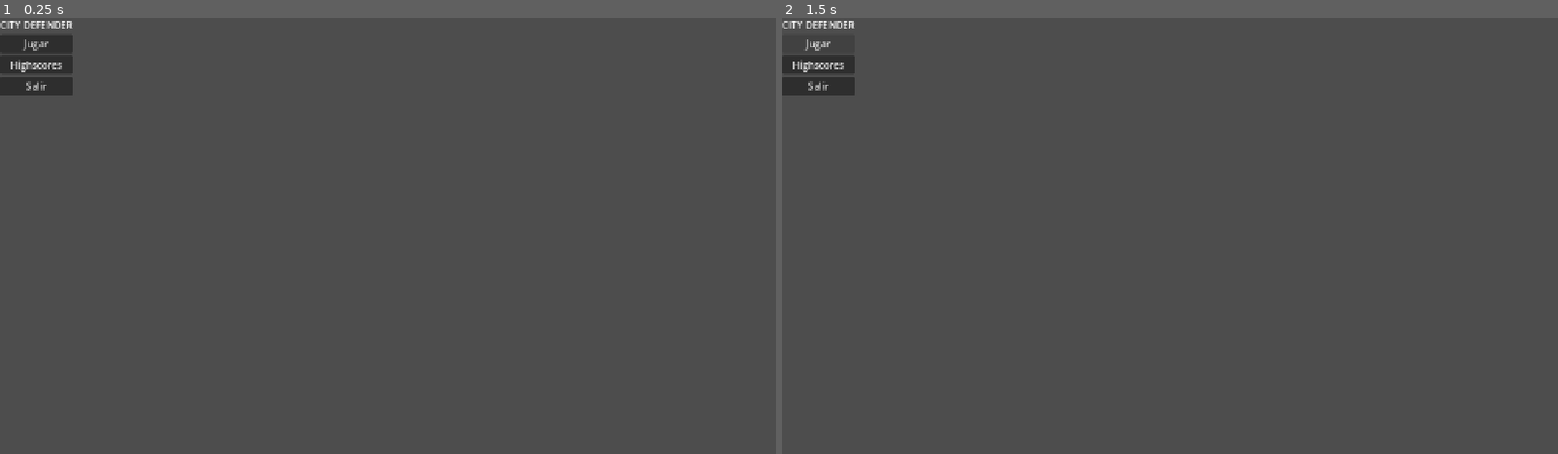
Above: before the commit, frames 1-2 (left to right).
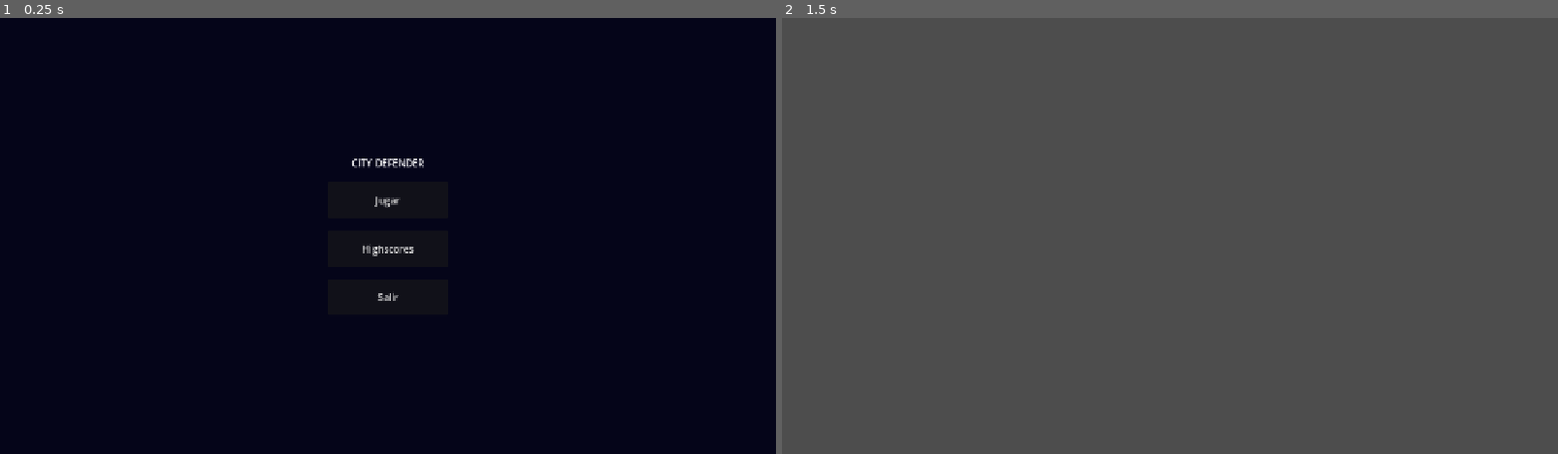
Above: after the commit, the same moments.

Repository: vpedrosa/programacion-dispositivos-moviles
Game: Godot game, scene res://scenes/screens/main_menu/main_menu.tscn
Same seed, same stepped clock (60 frames per second), same inputs: the game is played once before the commit and once after it.
Inputs (mouse positions are in pixels of both pictures, inside the frame that each line leads up to):
- Up to frame 1 (0.25 s): no input
- Up to frame 2 (1.5 s): click "Highscores" at 0.5 s; click (820, 44) at 1.25 s, where only the run before the commit has a clickable "Jugar"

The runs differ from the first frame. In frame 1, 100% of the frame differs, in the area x 0-100%, y 0-100%; in frame 2, 0.9%.

Commit message:
fix #176: corrige anchors, fondo y script en main_menu.tscn
- Root Control con anchors_preset=15 (full rect)
- Background y CenterContainer también full rect
- Script adjunto al nodo raíz
- Color de fondo azul oscuro correcto

Diff:
--- a/city-defender/game/city-defender/scenes/screens/main_menu/main_menu.tscn
+++ b/city-defender/game/city-defender/scenes/screens/main_menu/main_menu.tscn
@@ -1,36 +1,53 @@
-[gd_scene format=3]
+[gd_scene load_steps=2 format=3]
 
-[node name="root" type="Control" unique_id=1833124874]
+[ext_resource type="Script" uid="uid://me1ed443sj8m" path="res://scenes/screens/main_menu/main_menu.gd" id="1_main_menu"]
+
+[node name="root" type="Control"]
 layout_mode = 3
-anchors_preset = 0
-
-[node name="Background" type="ColorRect" parent="." unique_id=136873786]
-layout_mode = 0
+anchors_preset = 15
 anchor_right = 1.0
 anchor_bottom = 1.0
-color = Color(0, 0, 0, 1)
+grow_horizontal = 2
+grow_vertical = 2
+script = ExtResource("1_main_menu")
 
-[node name="CenterContainer" type="CenterContainer" parent="." unique_id=1858835478]
-layout_mode = 0
+[node name="Background" type="ColorRect" parent="."]
+layout_mode = 3
+anchors_preset = 15
 anchor_right = 1.0
 anchor_bottom = 1.0
+grow_horizontal = 2
+grow_vertical = 2
+color = Color(0.02, 0.02, 0.1, 1)
 
-[node name="VBox" type="VBoxContainer" parent="CenterContainer" unique_id=1329249221]
+[node name="CenterContainer" type="CenterContainer" parent="."]
+layout_mode = 3
+anchors_preset = 15
+anchor_right = 1.0
+anchor_bottom = 1.0
+grow_horizontal = 2
+grow_vertical = 2
+
+[node name="VBox" type="VBoxContainer" parent="CenterContainer"]
 layout_mode = 2
+theme_override_constants/separation = 20
 
-[node name="Title" type="Label" parent="CenterContainer/VBox" unique_id=495882335]
+[node name="Title" type="Label" parent="CenterContainer/VBox"]
 layout_mode = 2
 text = "CITY DEFENDER"
 horizontal_alignment = 1
 
-[node name="PlayButton" type="Button" parent="CenterContainer/VBox" unique_id=1019956725]
+[node name="PlayButton" type="Button" parent="CenterContainer/VBox"]
 layout_mode = 2
+custom_minimum_size = Vector2(200, 60)
 text = "Jugar"
 
-[node name="HighscoresButton" type="Button" parent="CenterContainer/VBox" unique_id=718736422]
+[node name="HighscoresButton" type="Button" parent="CenterContainer/VBox"]
 layout_mode = 2
+custom_minimum_size = Vector2(200, 60)
 text = "Highscores"
 
-[node name="QuitButton" type="Button" parent="CenterContainer/VBox" unique_id=582925897]
+[node name="QuitButton" type="Button" parent="CenterContainer/VBox"]
 layout_mode = 2
+custom_minimum_size = Vector2(200, 60)
 text = "Salir"
